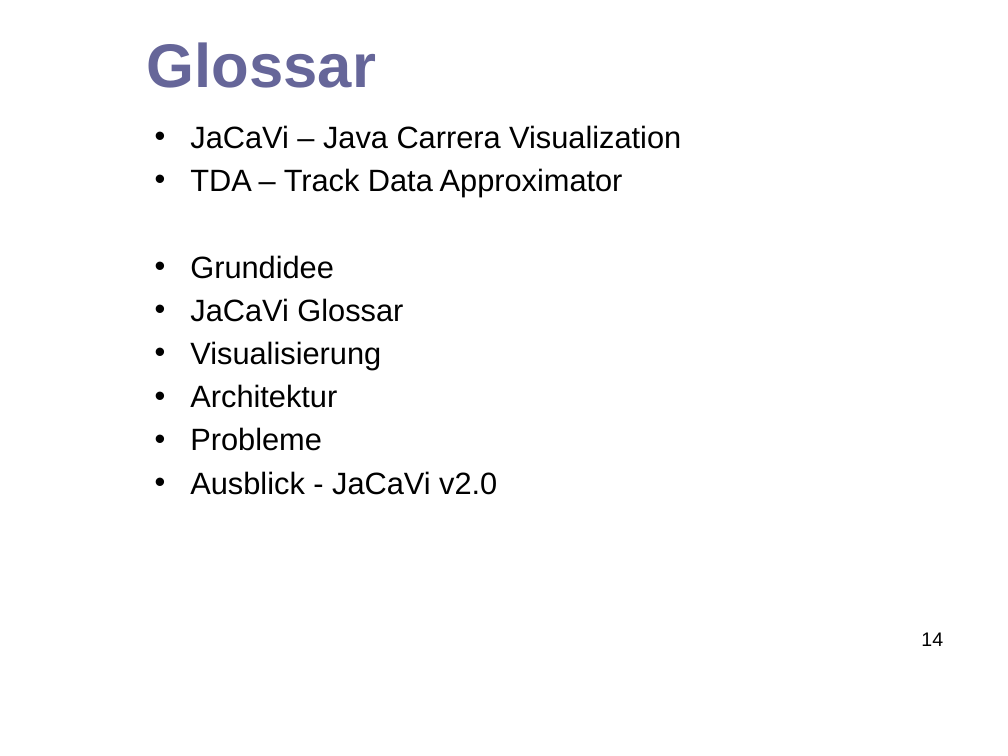
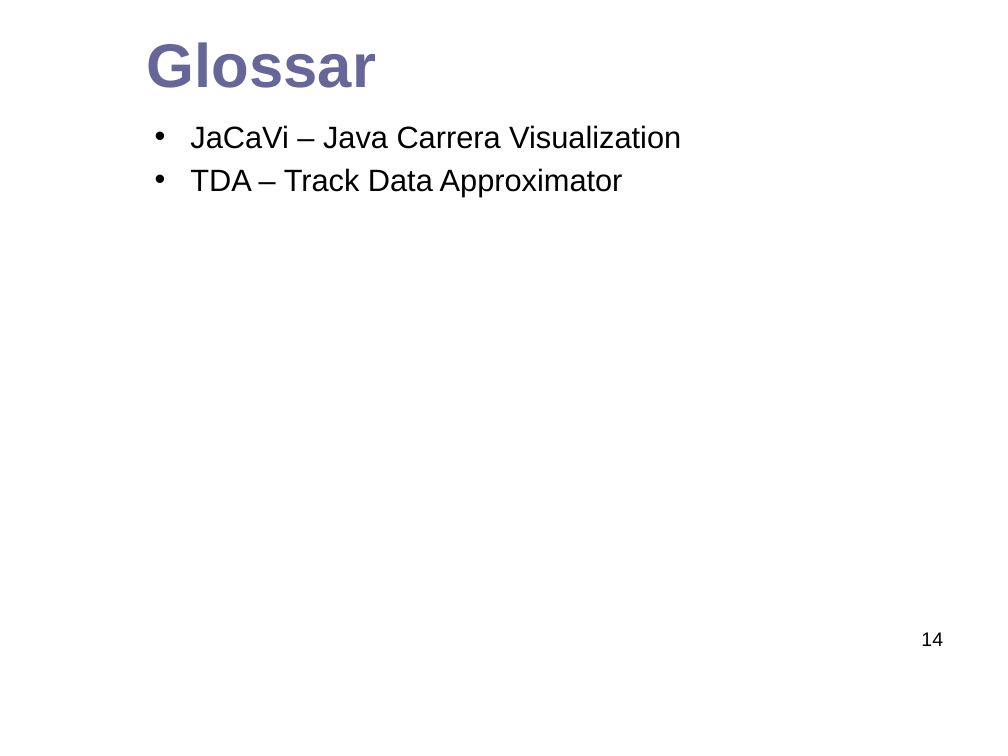
Before and after one commit to hheimbuerger/jacavi, a slide deck: slide 14 of docs/presentation documents/Abschlusspräsentation_JaCaVi.odp. Drawn at 1008x756 pixels with LibreOffice and Linux fonts; fonts in the diff are those of the drawing; background and template pictures are left out. Boxes give left, top, right and bottom in pixels: in the first picture for what was removed or moved away, otherwise in the second. Text is boxed around its words. In the diff, an @@ line names an element or a change of style, - is before the commit and + after.

```diff
--- a/docs/presentation documents/Abschlusspräsentation_JaCaVi.odp
+++ b/docs/presentation documents/Abschlusspräsentation_JaCaVi.odp
@@ text at (190, 255, 497, 495): paragraphs removed @@
-• Grundidee
-• JaCaVi Glossar
-• Visualisierung
-• Architektur
-• Probleme
-• Ausblick - JaCaVi v2.0
```
Also in this commit, not shown: 6 other slides changed, 2 slides added, 2 slides removed.
